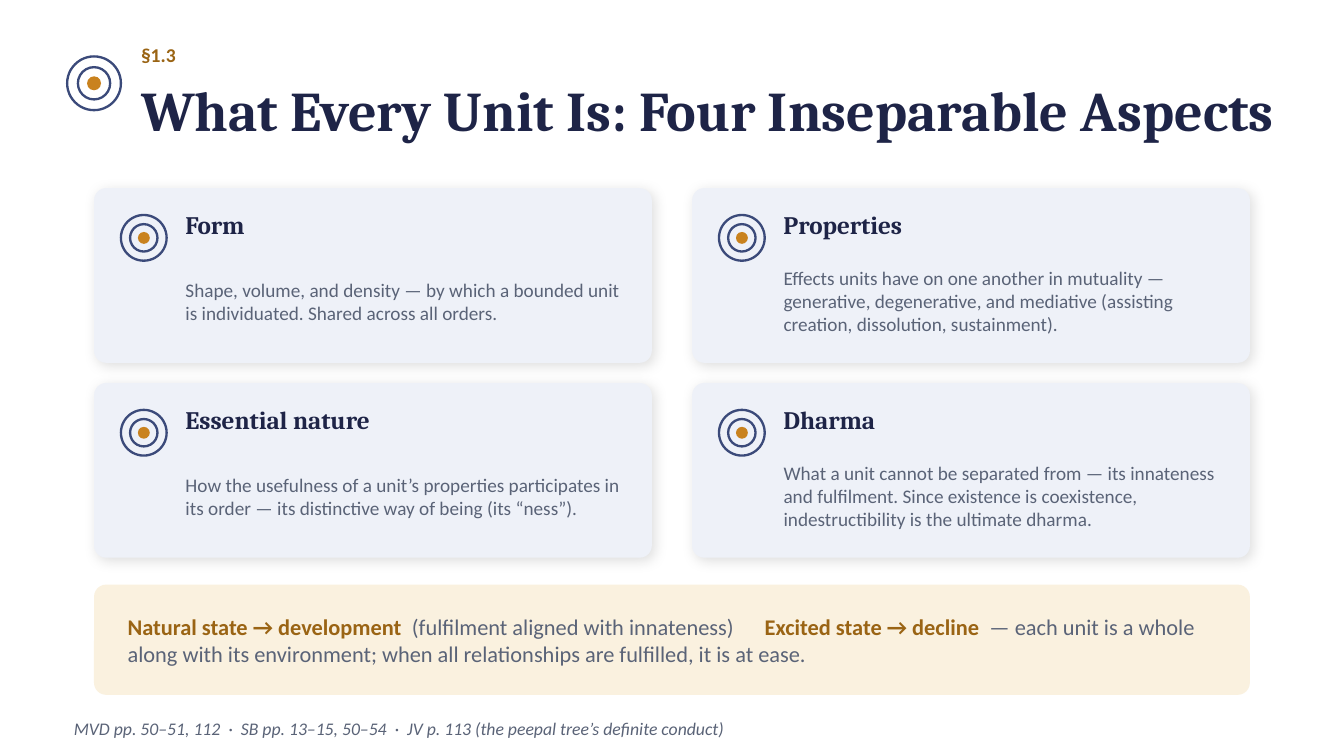
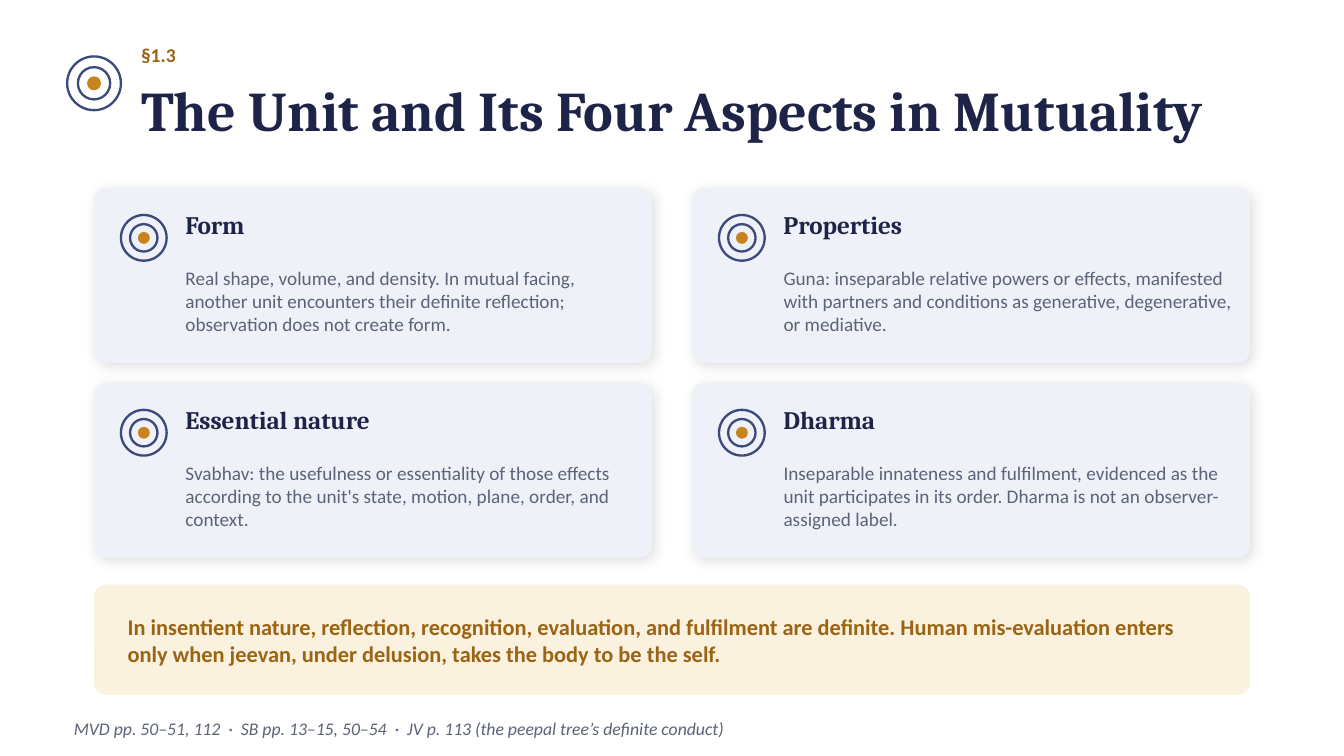
Before and after one commit to raghavamohan/AnalyticMadhyasthDarshan, a slide deck: slide 7 of Studies/The-Ontology-of-Coexistence/The-Ontology-of-Existence-Madhyasth-Darshan.pptx. Drawn at 1344x756 pixels with LibreOffice and Linux fonts; fonts in the diff are those of the drawing. Boxes give left, top, right and bottom in pixels: in the first picture for what was removed or moved away, otherwise in the second. Text is boxed around its words. In the diff, an @@ line names an element or a change of style, - is before the commit and + after.

Commit message:
Revise ontology around definite mutuality

```diff
--- a/Studies/The-Ontology-of-Coexistence/The-Ontology-of-Existence-Madhyasth-Darshan.pptx
+++ b/Studies/The-Ontology-of-Coexistence/The-Ontology-of-Existence-Madhyasth-Darshan.pptx
@@ text at (141, 92, 1203, 143): text changed @@
-What Every Unit Is: Four Inseparable Aspects
+The Unit and Its Four Aspects in Mutuality
@@ text at (185, 271, 575, 331): text changed @@
-Shape, volume, and density — by which a bounded unit is individuated. Shared across all orders.
+Real shape, volume, and density. In mutual facing, another unit encounters their definite reflection; observation does not create form.
@@ text at (784, 271, 1232, 331): text changed @@
-Effects units have on one another in mutuality — generative, degenerative, and mediative (assisting creation, dissolution, sustainment).
+Guna: inseparable relative powers or effects, manifested with partners and conditions as generative, degenerative, or mediative.
@@ text at (185, 466, 610, 526): text changed @@
-How the usefulness of a unit’s properties participates in its order — its distinctive way of being (its “ness”).
+Svabhav: the usefulness or essentiality of those effects according to the unit's state, motion, plane, order, and context.
@@ text at (784, 466, 1218, 529): text changed @@
-What a unit cannot be separated from — its innateness and fulfilment. Since existence is coexistence, indestructibility is the ultimate dharma.
+Inseparable innateness and fulfilment, evidenced as the unit participates in its order. Dharma is not an observer-assigned label.
@@ text at (128, 619, 1173, 666): text changed; text colour #5A6377 to #9A6414; bold on @@
-Natural state → development (fulfilment aligned with innateness) Excited state → decline — each unit is a whole along with its environment; when all relationships are fulfilled, it is at ease.
+In insentient nature, reflection, recognition, evaluation, and fulfilment are definite. Human mis-evaluation enters only when jeevan, under delusion, takes the body to be the self.
```
Also in this commit, not shown: 12 other slides changed, 12 other files.
